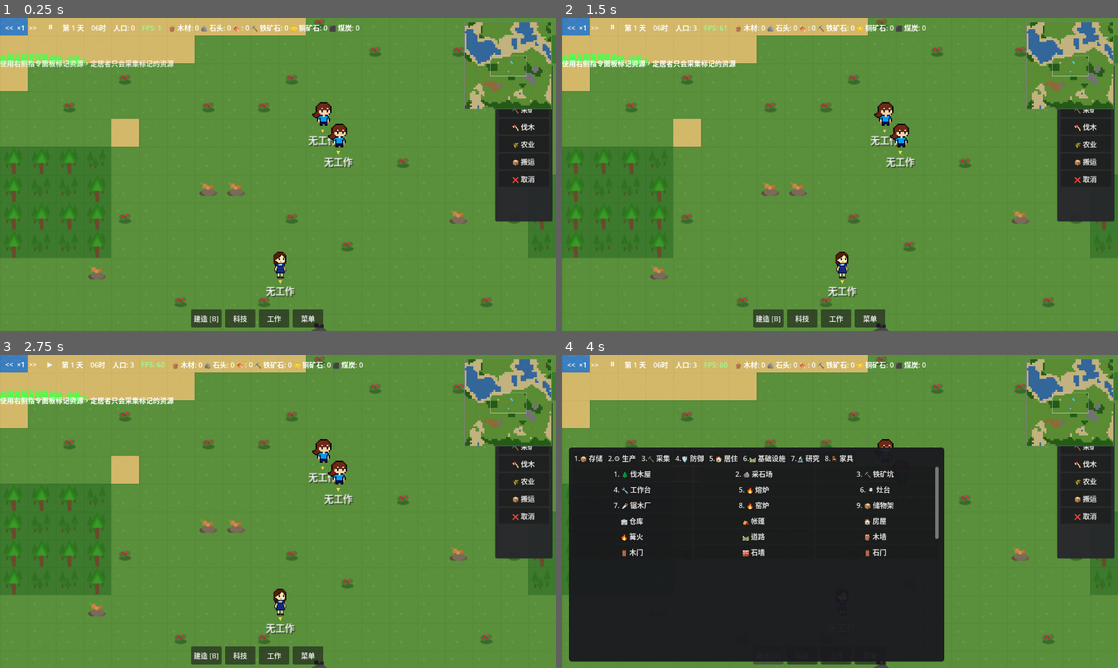
Above: before the commit, frames 1-4 (two rows, left to right).
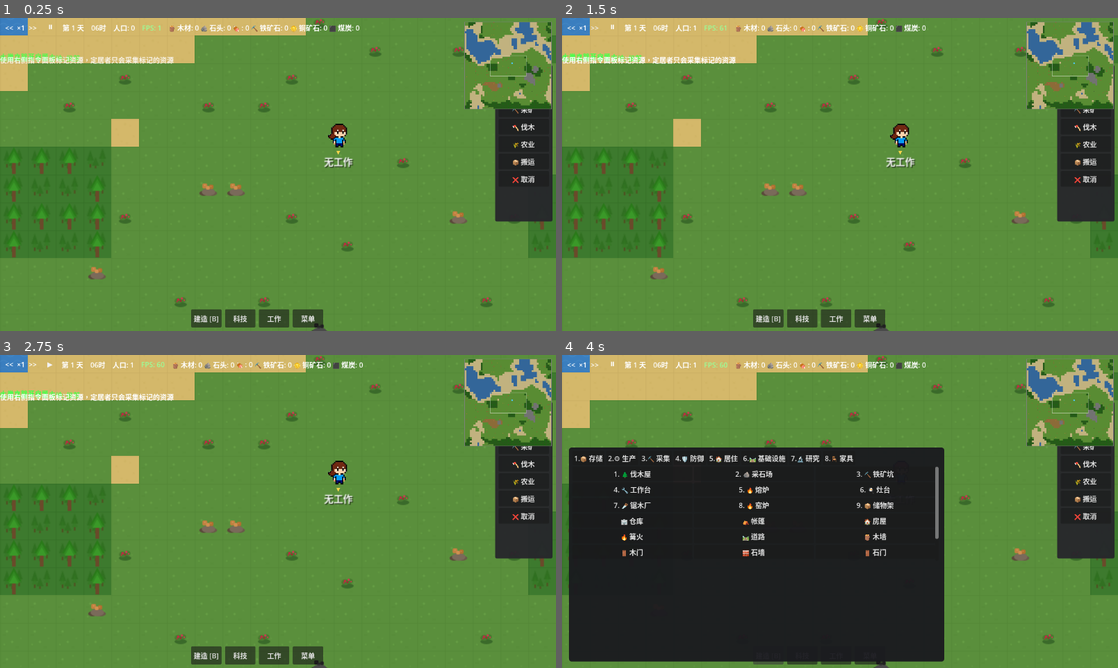
Above: after the commit, the same moments.

Repository: ZhanXuzhao/the-path-of-humanity
Game: Godot game, scene res://scenes/game.tscn
Same seed, same stepped clock (60 frames per second), same inputs: the game is played once before the commit and once after it.
Inputs:
- Up to frame 1 (0.25 s): no input
- Up to frame 2 (1.5 s): click "<<" at 0.5 s; click ">>" at 1.25 s
- Up to frame 3 (2.75 s): click "⏸" at 2 s
- Up to frame 4 (4 s): click "▶" at 2.75 s; click "建造 [B]" at 3.5 s

The runs differ from the first frame. In frame 1, 1.3% of the frame differs, in the area x 0-93%, y 12-90%; in frame 2, 1.3%; in frame 3, 1.3%, in the area x 0-93%, y 2-90%; in frame 4, less than 0.1%.

Commit message:
世界扩张优化与初始定居者数量可配置： - 使世界地图可无限向外扩张（移除 ensure_chunk_generated 的世界边界限制） - 新增 ensure_surrounding_chunks_generated，定居者进入新区块时生成 3x3 区域 - 新增 chunk_generated 信号，WorldRenderer 实时渲染新区块内容 - 删除闲置定居者的批量区块扫描逻辑 - 重新实现 _scan_nearby_resources，只扫描已生成区块，不再主动生成 - GameConfig 新增 initial_settler_count 配置项（默认 1） - _spawn_initial_settlers 使用配置值替代硬编码

Diff:
--- a/scripts/autoload/game_config.gd
+++ b/scripts/autoload/game_config.gd
@@ -55,6 +55,7 @@
 var chunk_size: int = 16
 var world_chunks_x: int = 3
 var world_chunks_y: int = 3
+var initial_settler_count: int = 1
 
 # ===== 建筑设置 =====
 var storage_rack_capacity: int = 10000
--- a/scripts/core/game.gd
+++ b/scripts/core/game.gd
@@ -206,8 +206,9 @@
 			world.ensure_chunk_generated(Vector2i(x, y))
 
 func _spawn_initial_settlers():
-	# 创建3个初始定居者（程序自动确保名字不重复）
+	# 创建初始定居者（数量由 GameConfig 配置）
 	var work_manager = get_node_or_null("/root/WorkManager")
+	var count = get_node("/root/GameConfig").initial_settler_count
 
 	# 世界中心网格坐标
 	var center_grid = Vector2i(
@@ -227,12 +228,12 @@
 	# 预生成不重复的姓名
 	var used_names: Array = []
 	var name_list: Array = []
-	for i in 3:
+	for i in count:
 		var settler_name = Settler.generate_unique_name(used_names)
 		name_list.append(settler_name)
 		used_names.append(settler_name)
 
-	for i in 3:
+	for i in count:
 		var settler = Settler.new()
 		settler.position = spawn_center + Vector2(randf_range(-100, 100), randf_range(-100, 100))
 		# 覆盖自动生成的随机名，使用预先算好的不重复姓名
